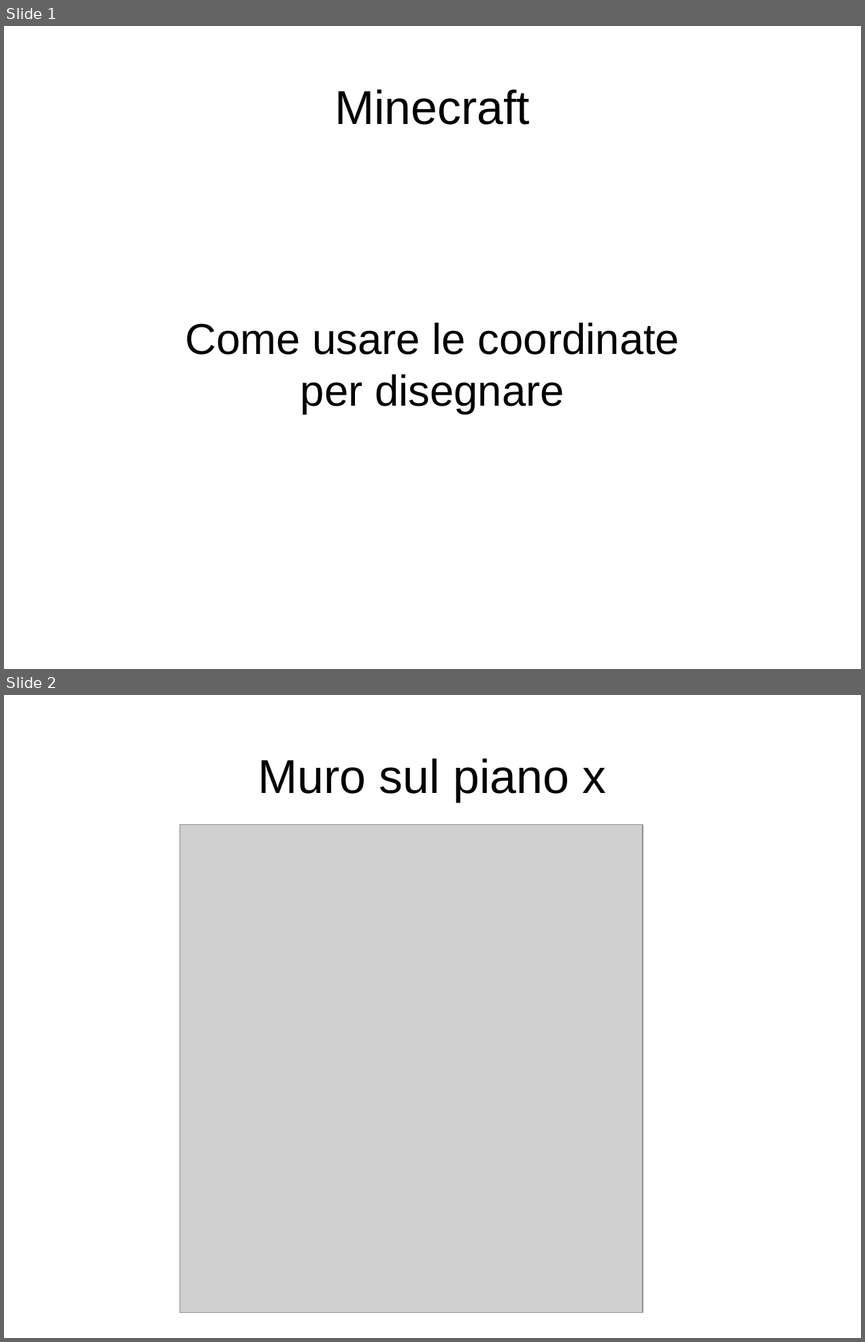
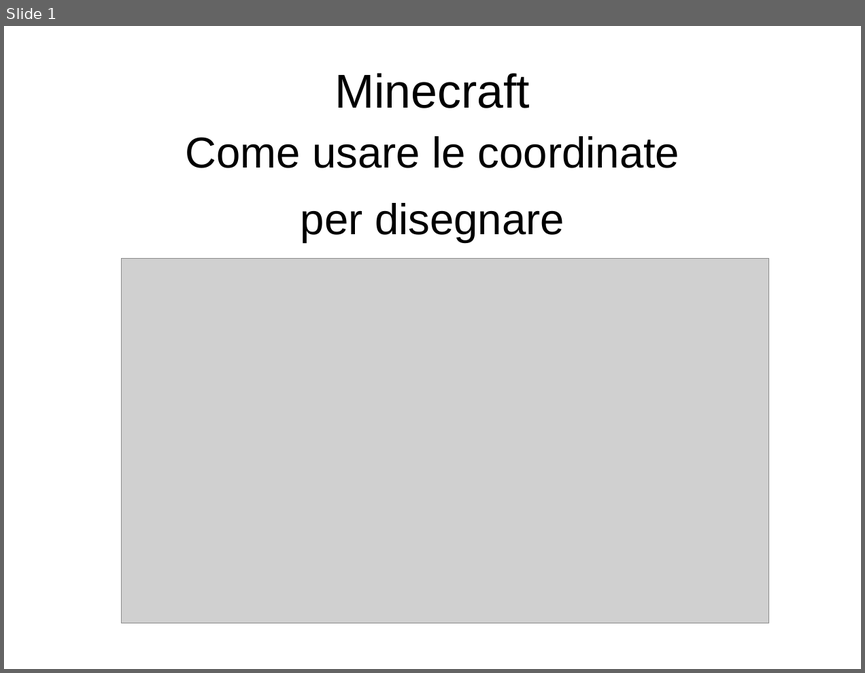
Before and after one commit to kronwiz/randomstuff, a slide deck: minecraft/uso_delle_coordinate.odp. Shown one above the other, each under a label of ours: slides 1 and 2 before the commit, slide 1 after it. The pictures are 865x1342 and 865x673 pixels, drawn with LibreOffice and Linux fonts; fonts in the diff are those of the drawing; grey boxes stand for pictures. Boxes give left, top, right and bottom in pixels: in the first picture for what was removed or moved away, otherwise in the second. Text is boxed around its words. In the diff, an @@ line names an element or a change of style, - is before the commit and + after.

Commit message:
Script per castello e documento di spiegazione delle coordinate.

```diff
--- a/minecraft/uso_delle_coordinate.odp
+++ b/minecraft/uso_delle_coordinate.odp
@@ slide 2 removed at <box>4,695,861,1338</box>, background #FFFFFF @@
@@ title removed at <box>258,758,606,802</box> @@
-Muro sul piano x
@@ picture removed at <box>179,825,643,1312</box> @@
@@ slide 1 changed as well @@
@@ title "Minecraft": place and size @@
-title "Minecraft" at <box>334,89,530,125</box>
+title "Minecraft" at <box>334,73,530,108</box>
@@ subtitle "Come usare le coordinate": place and size @@
-subtitle "Come usare le coordinate" at <box>186,322,679,414</box>
+subtitle "Come usare le coordinate" at <box>186,136,679,242</box>
@@ subtitle "Come usare le coordinate" at <box>186,136,679,242</box>: more space between paragraphs @@
@@ picture added at <box>122,259,769,623</box> @@
```
Also in this commit, not shown: 1 other slide changed, 6 slides added, 2 other slides removed, 1 other file.
